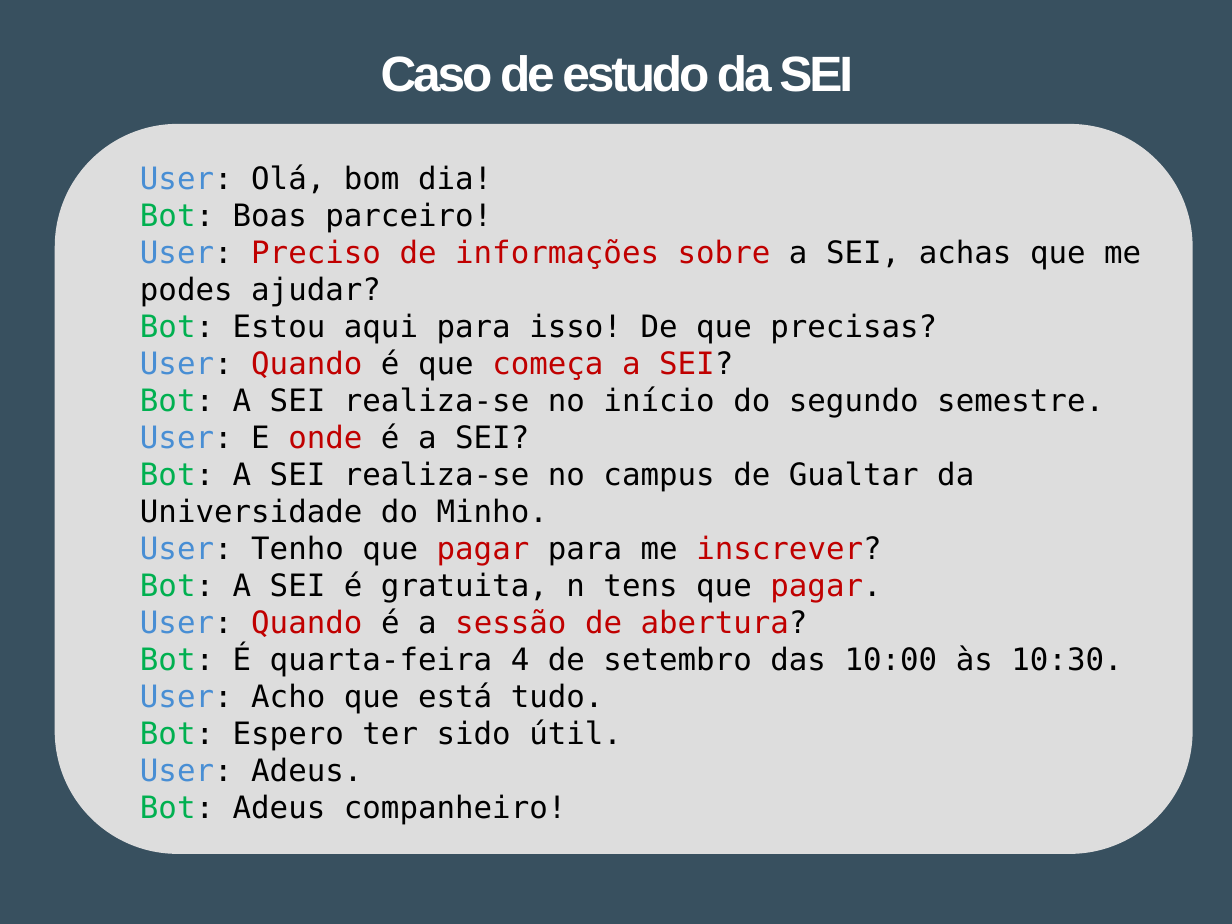
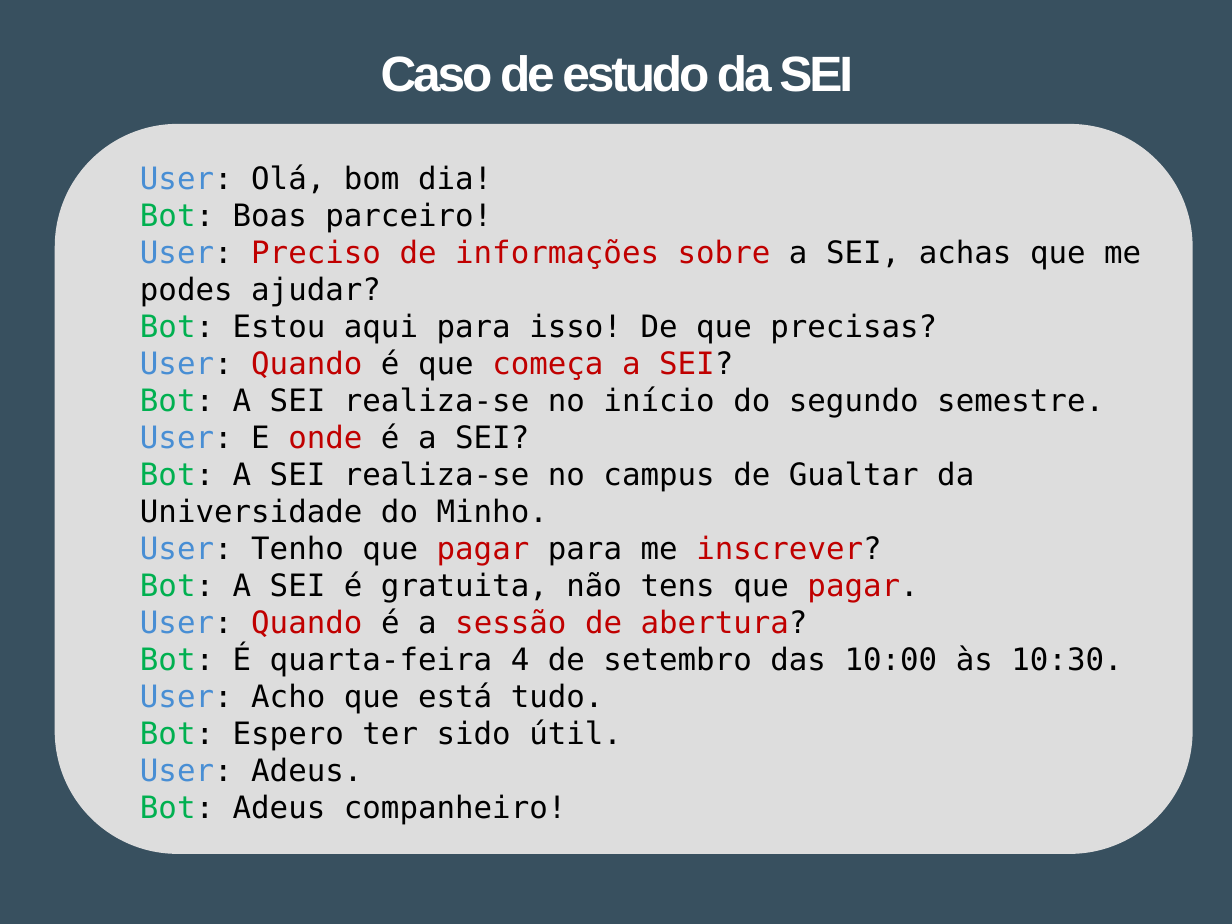
Before and after one commit to Tibblue/PLC, a slide deck: slide 4 of LEI/apresentações/checkpoint2/apresLEI_grupo47.pptx. Drawn at 1232x924 pixels with LibreOffice and Linux fonts; fonts in the diff are those of the drawing. Boxes give left, top, right and bottom in pixels: in the first picture for what was removed or moved away, otherwise in the second. Text is boxed around its words. In the diff, an @@ line names an element or a change of style, - is before the commit and + after.

```diff
--- a/LEI/apresentações/checkpoint2/apresLEI_grupo47.pptx
+++ b/LEI/apresentações/checkpoint2/apresLEI_grupo47.pptx
@@ text at <box>140,571,918,603</box>: text changed @@
-Bot: A SEI é gratuita, n tens que pagar.
+Bot: A SEI é gratuita, não tens que pagar.
```
